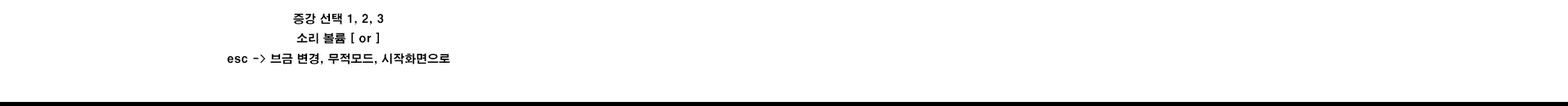
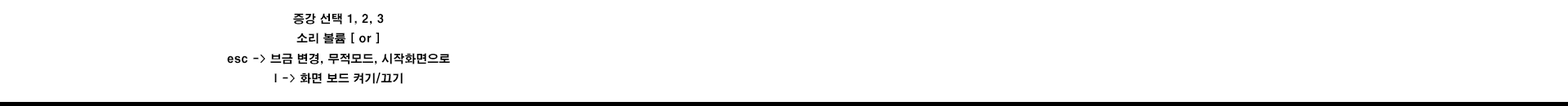
The second w=1568, h=106 image is a revision of the first. Changes to its layers:
renamed "증강 선택 1, 2, 3 소리 볼륨 [ or ] esc -> 브금 변경, 무적모드, 시작화면으로" to "증강 선택 1, 2, 3 소리 볼륨 [ or ] esc -> 브금 변경, 무적모드, 시작화면으로 l -> 화면 보", painted on it over (274, 72, 403, 85)
